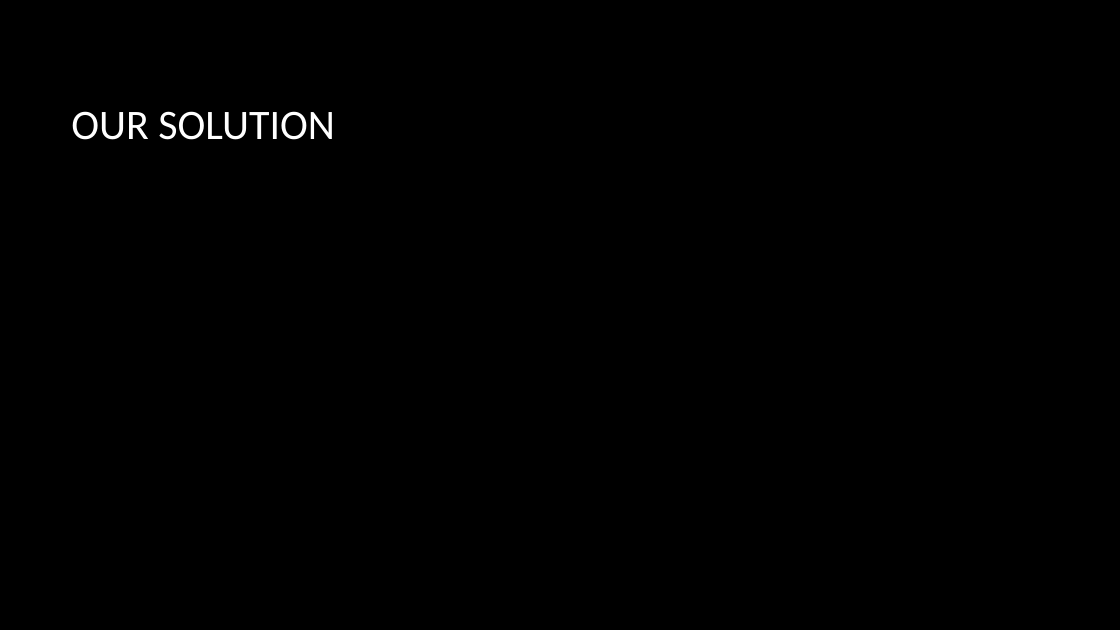
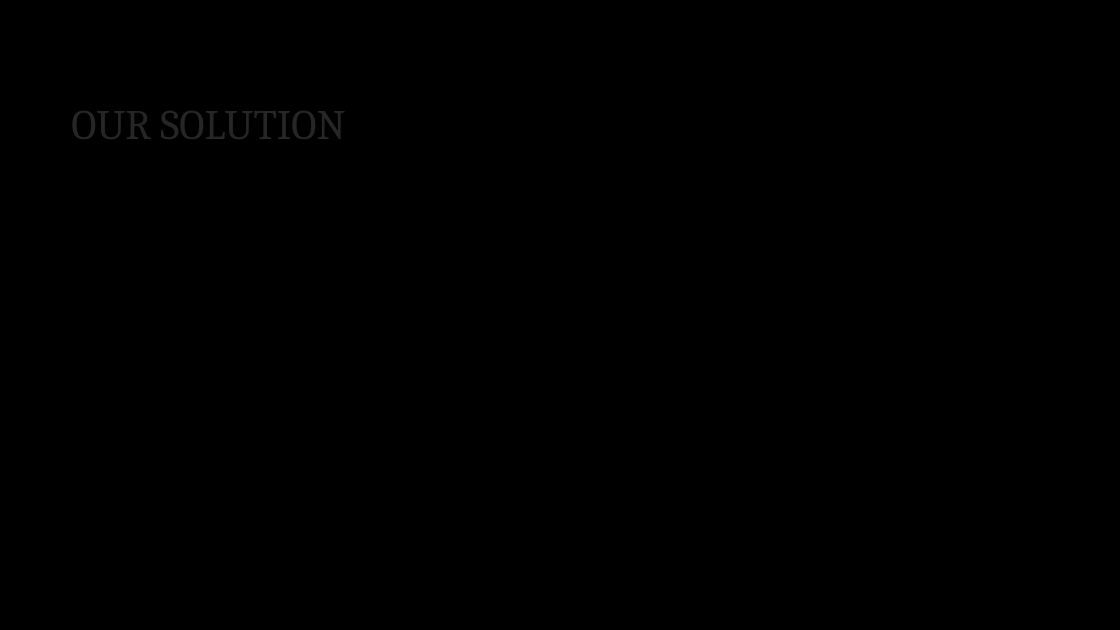
Before and after one commit to olivermclane/PhilosopherProject, a slide deck: slide 3 of Presentation.pptx (slide 2 before the commit). Drawn at 1120x630 pixels with LibreOffice and Linux fonts; fonts in the diff are those of the drawing; background and template pictures are left out. Boxes give left, top, right and bottom in pixels: in the first picture for what was removed or moved away, otherwise in the second. Text is boxed around its words. In the diff, an @@ line names an element or a change of style, - is before the commit and + after.

```diff
--- a/Presentation.pptx
+++ b/Presentation.pptx
@@ title "OUR SOLUTION" at (71, 96, 345, 151): font Calibri to Cambria, text colour #FFFFFF to #262626 @@
```
Also in this commit, not shown: 5 other slides changed, 2 slides added, 3 slides removed.
